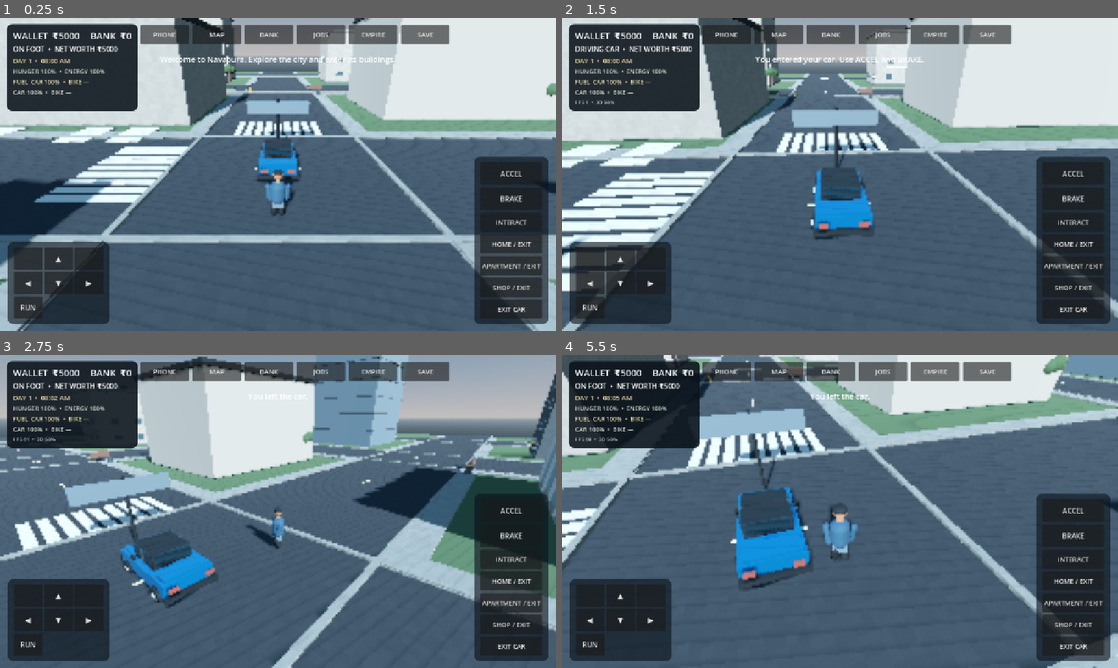
Above: before the commit, frames 1-4 (two rows, left to right).
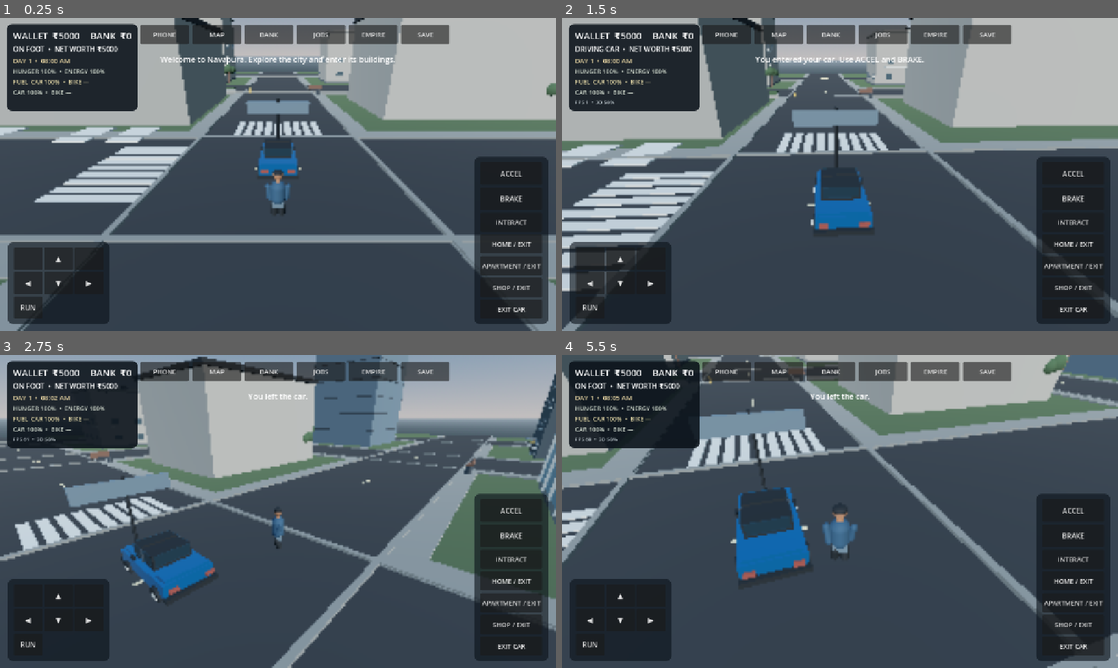
Above: after the commit, the same moments.

Repository: g82202773-coder/-blue-orbit-731
Game: Godot game, scene res://scenes/main.tscn
Two runs of this game, one before a commit and one after it. Both use one fixed random seed, a clock stepped at 60 frames per second and the inputs below.
Inputs (mouse positions are in pixels of both pictures, inside the frame that each line leads up to):
- Up to frame 1 (0.25 s): no input
- Up to frame 2 (1.5 s): move the mouse to (962, 158) at 0.52 s; hold D (move_right) 0.53-1.25 s; tap E (interact) at 0.6 s; click (962, 158) at 0.67 s; drag from (728, 190) to (812, 237) at 1.27 s
- Up to frame 3 (2.75 s): move the mouse to (333, 442) at 2.02 s; hold D (move_right) from 2.03 s (still down); tap E (interact) at 2.1 s
- Up to frame 4 (5.5 s): release D (move_right) at 2.75 s; drag from (812, 574) to (673, 464) at 2.77 s; move the mouse to (1006, 558) at 3.52 s; hold A (move_left) 3.53-4.25 s; tap E (interact) at 3.6, 5.1 s; drag from (673, 464) to (756, 433) at 4.27 s; move the mouse to (867, 511) at 5.02 s; hold S (move_back) from 5.03 s (still down); click (867, 511) at 5.17 s

The runs differ from the first frame. In frame 1, 72% of the frame differs, in the area x 0-100%, y 0-100%; in frame 2, 71%; in frame 3, 68%; in frame 4, 75%.

Commit message:
Improve mobile frame rate and building entrances while retaining realistic materials

Diff:
--- a/scripts/main.gd
+++ b/scripts/main.gd
@@ -218,11 +218,11 @@
     # Physically based materials: higher-frequency surface response and less
     # saturated colours help the mobile renderer read as a real city.
     mats = {
-        "asphalt": _make_weathered_material(Color("#34383b"), 0.96, 3.8),
+        "asphalt": _material(Color("#34383b"), 0.96),
         "road_line": _material(Color("#d8cfad"), 0.82),
-        "sidewalk": _make_weathered_material(Color("#858783"), 0.92, 2.4),
+        "sidewalk": _material(Color("#858783"), 0.92),
         "grass": _material(Color("#4d6044"), 1.0),
-        "concrete": _make_weathered_material(Color("#9b9992"), 0.94, 2.0),
+        "concrete": _material(Color("#9b9992"), 0.94),
         "cream": _material(Color("#aaa69d"), 0.88),
         "blue": _material(Color("#647681"), 0.76),
         "brick": _material(Color("#76594b"), 0.93),
@@ -238,10 +238,10 @@
         "yellow": _material(Color("#c7a75d"), 0.52),
         "white": _material(Color("#d0cec6"), 0.68),
         "red": _material(Color("#91483f"), 0.78),
-        "facade_light": _make_weathered_material(Color("#aaa69d"), 0.88, 1.6),
-        "facade_sand": _make_weathered_material(Color("#9b8e7c"), 0.9, 1.6),
-        "facade_dark": _make_weathered_material(Color("#62696b"), 0.84, 1.6),
-        "facade_stone": _make_weathered_material(Color("#8d918e"), 0.94, 1.6),
+        "facade_light": _material(Color("#aaa69d"), 0.88),
+        "facade_sand": _material(Color("#9b8e7c"), 0.9),
+        "facade_dark": _material(Color("#62696b"), 0.84),
+        "facade_stone": _material(Color("#8d918e"), 0.94),
         "window_frame": _material(Color("#30383c"), 0.48),
         "roof_gravel": _material(Color("#696b68"), 0.98)
     }
@@ -252,42 +252,6 @@
     result.roughness = rough
     result.metallic = 0.0
     result.specular_mode = BaseMaterial3D.SPECULAR_SCHLICK_GGX
-    return result
-
-func _make_weathered_material(base_color: Color, roughness: float, grain_scale: float) -> ShaderMaterial:
-    # Lightweight world-space procedural grain: subtle concrete/asphalt variation
-    # without shipping large texture files or adding extra draw calls.
-    var shader := Shader.new()
-    shader.code = """
-shader_type spatial;
-render_mode diffuse_burley, specular_schlick_ggx;
-uniform vec4 base_tint : source_color = vec4(0.5, 0.5, 0.5, 1.0);
-uniform float surface_roughness : hint_range(0.0, 1.0) = 0.9;
-uniform float grain_scale = 2.0;
-varying vec3 world_position;
-float hash31(vec3 p) {
-    p = fract(p * 0.1031);
-    p += dot(p, p.yzx + 33.33);
-    return fract((p.x + p.y) * p.z);
-}
-void vertex() {
-    world_position = (MODEL_MATRIX * vec4(VERTEX, 1.0)).xyz;
-}
-void fragment() {
-    vec3 cell = floor(world_position * grain_scale);
-    float broad = hash31(cell);
-    float fine = hash31(floor(world_position * grain_scale * 7.0));
-    float variation = 0.955 + broad * 0.065 + fine * 0.018;
-    ALBEDO = base_tint.rgb * variation;
-    ROUGHNESS = surface_roughness;
-    METALLIC = 0.0;
-}
-"""
-    var result := ShaderMaterial.new()
-    result.shader = shader
-    result.set_shader_parameter("base_tint", base_color)
-    result.set_shader_parameter("surface_roughness", roughness)
-    result.set_shader_parameter("grain_scale", grain_scale)
     return result
 
 func _make_glass_material() -> StandardMaterial3D:
@@ -345,7 +309,7 @@
     sky.sky_material = ProceduralSkyMaterial.new()
     environment.sky = sky
     environment.ambient_light_source = Environment.AMBIENT_SOURCE_SKY
-    environment.ambient_light_energy = 0.72
+    environment.ambient_light_energy = 0.88
     environment.reflected_light_source = Environment.REFLECTION_SOURCE_BG
     environment.tonemap_mode = Environment.TONE_MAPPER_FILMIC
     environment.tonemap_exposure = 1.0
@@ -362,7 +326,7 @@
     sun_light.light_energy = 1.05
     # Real-time shadow maps are disproportionately expensive on entry-level phones.
     # Ambient/fill lighting keeps the scene readable without them.
-    sun_light.shadow_enabled = true
+    sun_light.shadow_enabled = false
     sun_light.shadow_bias = 0.06
     sun_light.shadow_normal_bias = 1.2
     sun_light.directional_shadow_max_distance = 48.0
@@ -1157,6 +1121,10 @@
     _box_mesh(body, Vector3(size.x + 0.18, 0.42, size.z + 0.18), Vector3(0.0, -size.y * 0.5 + 0.22, 0.0), mats["facade_dark"], "GroundFloorPlinth")
     _box_mesh(body, Vector3(size.x + 0.24, 0.22, size.z + 0.24), Vector3(0.0, size.y * 0.5 - 0.14, 0.0), mats["facade_light"], "RoofCoping")
     _box_mesh(body, Vector3(size.x + 0.35, 0.35, size.z + 0.35), Vector3(0.0, size.y * 0.5 + 0.18, 0.0), mats["roof_gravel"], "Roof")
+    # Recessed entrance bay and lintel create a readable ground-floor doorway.
+    _box_mesh(body, Vector3(1.75, 2.35, 0.16), Vector3(0.0, -size.y * 0.5 + 1.22, -size.z * 0.5 - 0.06), mats["window_frame"], "EntranceRecess")
+    _box_mesh(body, Vector3(1.42, 2.05, 0.10), Vector3(0.0, -size.y * 0.5 + 1.12, -size.z * 0.5 - 0.16), mats["glass"], "EntranceGlass")
+    _box_mesh(body, Vector3(2.0, 0.18, 0.22), Vector3(0.0, -size.y * 0.5 + 2.45, -size.z * 0.5 - 0.12), mats["facade_light"], "EntranceLintel")
     # Vertical corner pilasters add depth and catch sunlight at grazing angles.
     for corner_x in [-1.0, 1.0]:
         for corner_z in [-1.0, 1.0]:
@@ -1367,7 +1335,7 @@
         canopy_transforms.append(Transform3D(Basis.from_scale(Vector3(0.82, 0.76, 0.78)), p + Vector3(0.72, -0.16, -0.18)))
         canopy_highlights.append(Transform3D(Basis.from_scale(Vector3(0.58, 0.50, 0.56)), p + Vector3(-0.28, 0.48, -0.42)))
     _create_multimesh_batch(canopy_mesh, mats["green"], canopy_transforms, "InstancedTreeCanopyClusters")
-    _create_multimesh_batch(canopy_mesh, mats["facade_stone"], canopy_highlights, "InstancedTreeLeafHighlights")
+    _create_multimesh_batch(canopy_mesh, mats["green"], canopy_highlights, "InstancedTreeLeafHighlights")
 
 func _build_street_sign(position: Vector3, label_text: String) -> void:
     var pole := MeshInstance3D.new()
